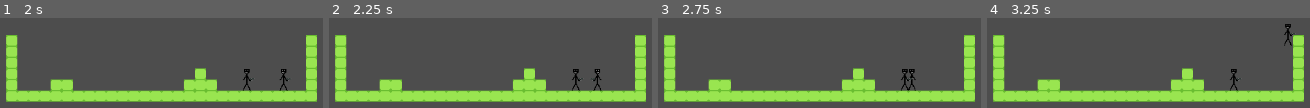
Above: before the commit, frames 1-4 (left to right).
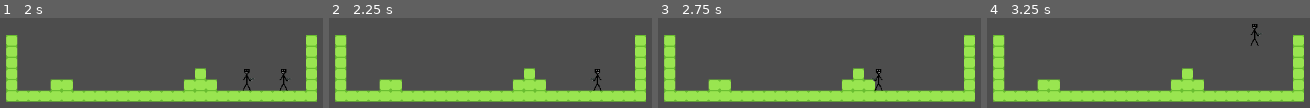
Above: after the commit, the same moments.

Repository: muksah2520/StickmanGame
Game: Godot game, scene res://scenes/game.tscn
Two runs of this game, one before a commit and one after it. Both use one fixed random seed, a clock stepped at 60 frames per second and the inputs below.
Inputs (mouse positions are in pixels of both pictures, inside the frame that each line leads up to):
- Up to frame 1 (2 s): tap Enter (shoot_p2) at 0.5 s; move the mouse to (outside the picture) at 0.52 s; hold D (move_right) from 0.53 s (still down); tap Left (move_left_p2) at 0.6 s; tap Space (jump) at 0.77, 1.52 s; move the mouse to (outside the picture) at 1.27 s; tap Right (move_right_p2) at 1.35 s
- Up to frame 2 (2.25 s): move the mouse to (outside the picture) at 2.02 s; release D (move_right) at 2.03 s; hold A (move_left) from 2.03 s (still down); click (outside the picture) at 2.1 s
- Up to frame 3 (2.75 s): keep holding A (move_left)
- Up to frame 4 (3.25 s): move the mouse to (outside the picture) at 2.77 s; release A (move_left) at 2.78 s; hold D (move_right) from 2.78 s (still down); tap Enter (shoot_p2) at 2.85 s; tap Space (jump) at 3.02 s

Frame 1 is identical in both runs. In frame 2, 0.3% of the frame differs, in the area x 75-79%, y 56-82%; in frame 3, 0.8%; in frame 4, 0.8%, in the area x 75-96%, y 6-82%.

Commit message:
bullet kills player

Diff:
--- a/scenes/bullet.tscn
+++ b/scenes/bullet.tscn
@@ -6,8 +6,10 @@
 [sub_resource type="RectangleShape2D" id="RectangleShape2D_y25gk"]
 size = Vector2(18, 5)
 
-[node name="Bullet" type="Area2D"]
+[node name="Bullet" type="Area2D" groups=["bullet"]]
 scale = Vector2(0.2, 0.2)
+collision_layer = 2
+collision_mask = 3
 script = ExtResource("1_y25gk")
 
 [node name="Sprite2D" type="Sprite2D" parent="."]
--- a/scenes/game.tscn
+++ b/scenes/game.tscn
@@ -16,7 +16,7 @@
 
 [node name="Game" type="Node2D"]
 
-[node name="TileMapLayer" type="TileMapLayer" parent="."]
+[node name="TileMapLayer" type="TileMapLayer" parent="." groups=["wall"]]
 tile_map_data = PackedByteArray("AAD//wEAAAAAAAEAAAAAAAEAAAAAAAEAAAABAAEAAAAAAAEAAAD+/wEAAAAAAAEAAAACAAEAAAAAAAEAAAADAA …(624 unchanged characters)…
 tile_set = SubResource("TileSet_lbhrr")
 
--- a/scenes/stickman.tscn
+++ b/scenes/stickman.tscn
@@ -6,7 +6,9 @@
 [sub_resource type="RectangleShape2D" id="RectangleShape2D_eb6xy"]
 size = Vector2(9, 31)
 
-[node name="CharacterBody2D" type="CharacterBody2D"]
+[node name="CharacterBody2D" type="CharacterBody2D" groups=["player"]]
+collision_layer = 3
+collision_mask = 3
 script = ExtResource("1_eb6xy")
 
 [node name="Sprite2D" type="Sprite2D" parent="."]
--- a/scripts/bullet.gd
+++ b/scripts/bullet.gd
@@ -4,4 +4,6 @@
 func _physics_process(delta: float) -> void:
 	position+=transform.x*delta*speed
 func _on_body_entered(body: Node2D) -> void:
+	if body.is_in_group("player"):
+		body.queue_free()
 	queue_free()
